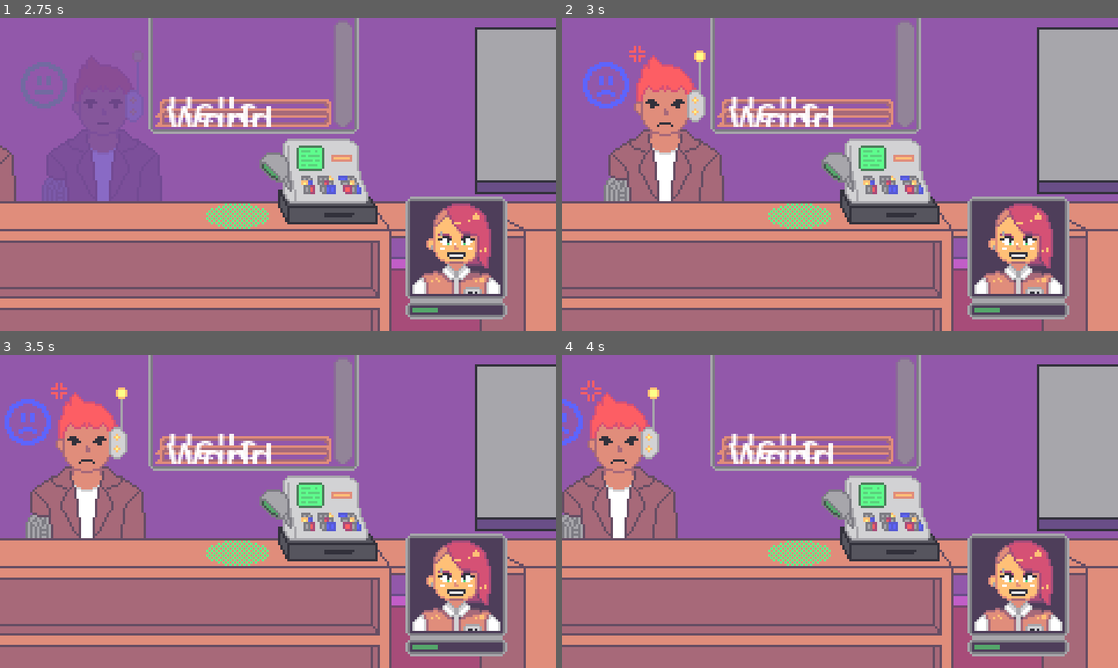
Above: before the commit, frames 1-4 (two rows, left to right).
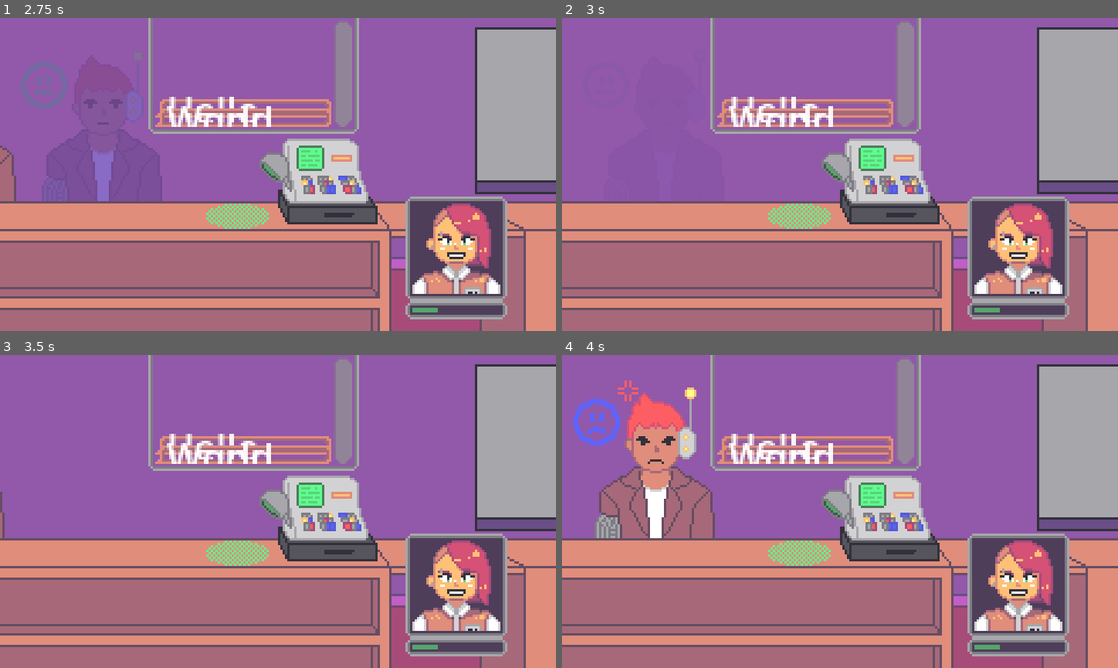
Above: after the commit, the same moments.

Repository: goofanader/ggj-2026
Game: Godot game, scene res://Scenes/Main Scene.tscn
The game is run twice, just before and just after one commit, with the same random seed, the same clock (stepped at 60 frames per second) and the same inputs.
Inputs (mouse positions are in pixels of both pictures, inside the frame that each line leads up to):
- Up to frame 1 (2.75 s): tap Enter (Spawn New Customer) at 0.5, 1.35 s; move the mouse to (316, 180) at 0.52 s; hold Backspace (Clear Customers) 0.53-1.28 s; click (316, 180) at 0.67 s; move the mouse to (444, 221) at 1.27 s; click (444, 221) at 1.42 s; move the mouse to (111, 127) at 2.02 s; hold Backspace (Clear Customers) from 2.03 s (still down); click (111, 127) at 2.17 s
- Up to frame 2 (3 s): move the mouse to (867, 174) at 2.77 s; release Backspace (Clear Customers) at 2.78 s; tap Enter (Spawn New Customer) at 2.85 s; click (867, 174) at 2.92 s
- Up to frame 3 (3.5 s): no input
- Up to frame 4 (4 s): move the mouse to (756, 433) at 3.52 s; hold Backspace (Clear Customers) from 3.53 s (still down); click (756, 433) at 3.67 s

Frame 1 is identical in both runs. In frame 2, 7.0% of the frame differs, in the area x 3-30%, y 8-59%; in frame 3, 7.1%; in frame 4, 8.9%, in the area x 0-28%, y 8-59%.

Commit message:
fix register logic

Diff:
--- a/Scripts/main_scene.gd
+++ b/Scripts/main_scene.gd
@@ -99,7 +99,7 @@
 
 func _on_register_checkout() -> void:
 	print(customer_nodes)
-	if customer_nodes.size() > 0:
+	if customer_nodes.size() > 0 and items.size() > 0:
 		if scan_number < items.size():
 			customer_nodes[0].damage(30)
 			print("What the heck you didn't scan all my stuff")
